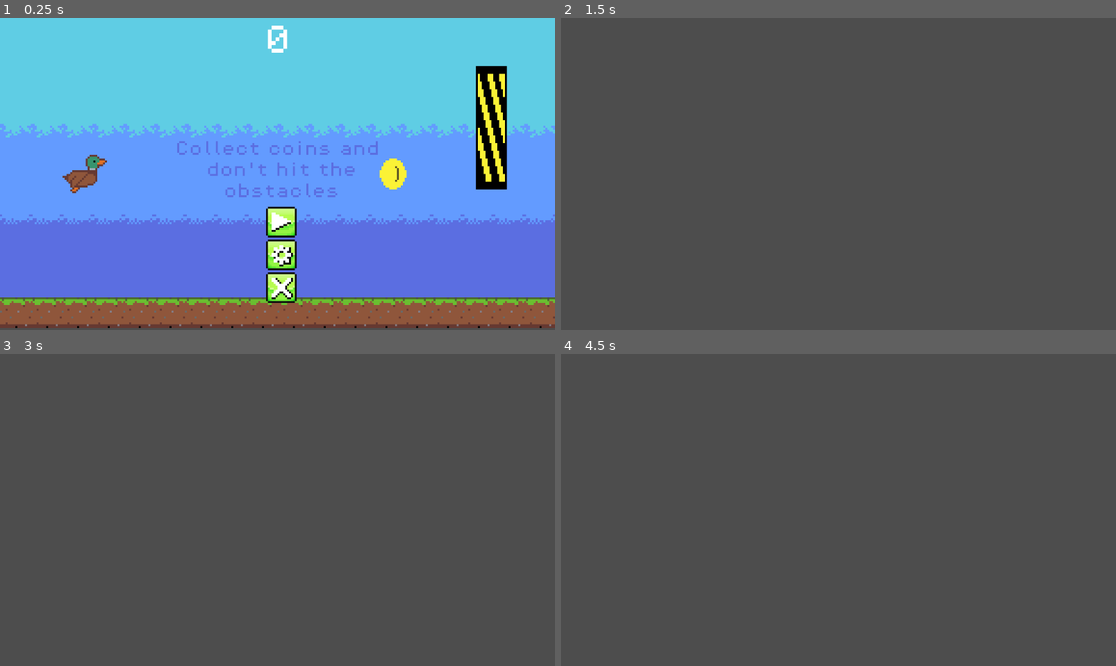
Above: before the commit, frames 1-4 (two rows, left to right).
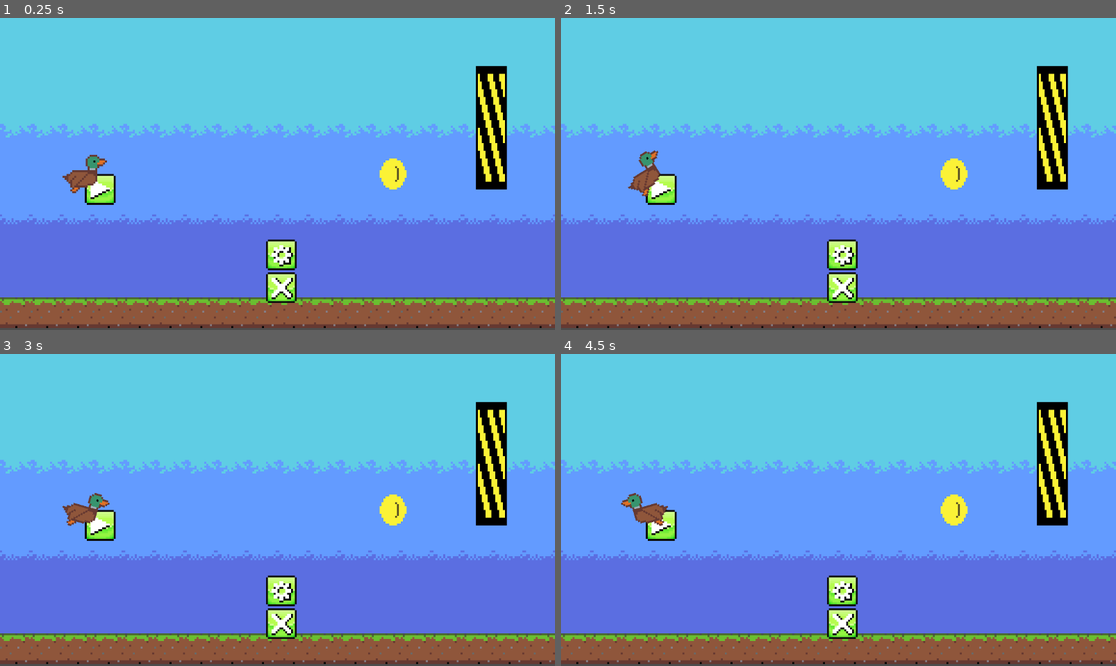
Above: after the commit, the same moments.

Repository: glasswave03/blappyfird
Game: Godot game, scene res://game_manager.tscn
The game is run twice, just before and just after one commit, with the same random seed, the same clock (stepped at 60 frames per second) and the same inputs. Before the commit the project starts from res://game.tscn.
Inputs (mouse positions are in pixels of both pictures, inside the frame that each line leads up to):
- Up to frame 1 (0.25 s): no input
- Up to frame 2 (1.5 s): click (844, 255) at 0.5 s; click (660, 189) at 1.27 s
- Up to frame 3 (3 s): click (99, 525) at 2.02 s; tap Enter at 2.75 s; move the mouse to (399, 494) at 2.77 s; hold D (right) from 2.78 s (still down); tap S (dive) at 2.85 s
- Up to frame 4 (4.5 s): tap W (jump) at 3.02, 3.77 s; tap Space at 3.5 s; move the mouse to (727, 525) at 3.52 s; tap S (dive) at 3.6, 4.35 s; tap Enter at 4.25 s; move the mouse to (894, 441) at 4.27 s; release D (right) at 4.28 s; hold A (left) from 4.28 s (still down)

The runs differ from the first frame. In frame 1, 2.1% of the frame differs, in the area x 15-69%, y 2-71%; in frame 2, 99%, in the area x 0-100%, y 0-100%; in frame 3, 99%; in frame 4, 99%.
Error after the commit: Invalid assignment of property or key 'game_manager' with value of type 'Control (game_ui.gd)' on a base object of type 'Node (global.gd)'. (res://game_ui.gd:1…

Commit message:
refactoring

Diff:
--- a/coin.gd
+++ b/coin.gd
@@ -1,7 +1,7 @@
 extends Area2D
 
-@onready var user_interface: Control = $"../UserInterface"
 @onready var animation_player: AnimationPlayer = $AnimationPlayer
+@onready var game_manager: Node = get_tree().root
 
 const SPEED = 50
 
@@ -12,5 +12,5 @@
 		queue_free()
 
 func _on_body_entered(_body: Node2D) -> void:
-	user_interface.add_score()
+	game_manager.add_score()
 	animation_player.play("pickup")
--- /dev/null
+++ b/exit_button.tscn
@@ -0,0 +1,15 @@
+[gd_scene load_steps=3 format=3 uid="uid://bp3gba1avwvx2"]
+
+[ext_resource type="Texture2D" uid="uid://bf8vofh8ptp4h" path="res://art/sprites/button UI.png" id="1_6ttf3"]
+
+[sub_resource type="AtlasTexture" id="AtlasTexture_e36mi"]
+atlas = ExtResource("1_6ttf3")
+region = Rect2(64, 16, 16, 16)
+
+[node name="ExitButton" type="TextureButton"]
+z_index = 10
+offset_left = 94.0
+offset_top = 51.0
+offset_right = 110.0
+offset_bottom = 67.0
+texture_normal = SubResource("AtlasTexture_e36mi")
--- a/fail_menu.tscn
+++ b/fail_menu.tscn
@@ -37,7 +37,9 @@
 [sub_resource type="LabelSettings" id="LabelSettings_ls2nq"]
 font = ExtResource("6_cryvp")
 
-[node name="FailMenu" type="Node2D"]
+[node name="FailMenu" type="Control"]
+layout_mode = 3
+anchors_preset = 0
 
 [node name="TileMapLayer" type="TileMapLayer" parent="."]
 tile_map_data = PackedByteArray("AAD//wAAAAABAAEAAAD//wEAAAABAAEAAAD//wIAAAABAAIAAAD//wMAAAACAAEAAAD//wQAAAACAAEAAAD//w …(4336 unchanged characters)…
@@ -47,6 +49,7 @@
 zoom = Vector2(4, 4)
 
 [node name="FailText" type="Label" parent="."]
+layout_mode = 0
 offset_left = -140.0
 offset_top = -71.0
 offset_right = 155.0
@@ -55,6 +58,7 @@
 label_settings = SubResource("LabelSettings_jtth4")
 
 [node name="RetryButton" type="TextureButton" parent="."]
+layout_mode = 0
 offset_left = -8.0
 offset_top = 19.0
 offset_right = 8.0
@@ -63,6 +67,7 @@
 script = ExtResource("1_g2y4g")
 
 [node name="ExitButton" type="TextureButton" parent="."]
+layout_mode = 0
 offset_left = -8.0
 offset_top = 36.0
 offset_right = 8.0
@@ -72,6 +77,7 @@
 
 [node name="Highscore" type="Label" parent="."]
 unique_name_in_owner = true
+layout_mode = 0
 offset_left = -77.0
 offset_top = -5.0
 offset_right = 77.0
--- a/game.gd
+++ b/game.gd
@@ -3,21 +3,17 @@
 @export var obstacle_scene: PackedScene = preload("res://obstacle.tscn")
 @export var coin_scene: PackedScene = preload("res://coin.tscn")
 @onready var coin_timer: Timer = $Timers/CoinTimer
-@onready var start_button: TextureButton = %StartButton
-@onready var settings_button: TextureButton = %SettingsButton
-@onready var exit_button: TextureButton = %ExitButton
-@onready var pause_button: TextureButton = %PauseButton
 @onready var tile_map_layer: TileMapLayer = $TileMapLayer
 @onready var user_interface: Control = $UserInterface
+@onready var tutorial: Label = $"../../GUI/GameUI/Tutorial"
 
 const SPEED = 50
 
 func _ready() -> void:
 	Engine.time_scale = 0
-	pause_button.visible = false
-	pause_button.disabled = true
 
 func _process(delta: float) -> void:
+	tutorial.position.x -= 50 * delta
 	tile_map_layer.position.x -= SPEED * delta
 	if tile_map_layer.position.x < -48:
 		tile_map_layer.position.x = 256
@@ -47,40 +43,3 @@
 	var obj = scene.instantiate()
 	add_child(obj)
 	return obj
-
-func _on_start_button_pressed() -> void:
-	Engine.time_scale = 1
-	pause_button.visible = true
-	pause_button.disabled = false
-
-	start_button.visible = false
-	start_button.disabled = true
-
-	exit_button.visible = false
-	exit_button.disabled = true
-	if (settings_button):
-		settings_button.queue_free()
-
-
-func _on_settings_button_pressed() -> void:
-	get_tree().call_deferred("change_scene_to_file", "res://settings_menu.tscn")
-
-
-func _on_exit_button_pressed() -> void:
-	if (user_interface.score > SaveLoad.contents_to_save.highscore):
-		SaveLoad.contents_to_save.highscore = user_interface.score
-		SaveLoad._save()
-	get_tree().quit(0)
-
-
-func _on_pause_button_pressed() -> void:
-	Engine.time_scale = 0
-	pause_button.visible = false
-	pause_button.disabled = true
-
-	start_button.visible = true
-	start_button.disabled = false
-
-	exit_button.visible = true
-	exit_button.disabled = false
-	exit_button.position = Vector2(94,34)
--- a/game.tscn
+++ b/game.tscn
@@ -1,14 +1,11 @@
-[gd_scene load_steps=22 format=4 uid="uid://rhup3qv1f2vu"]
+[gd_scene load_steps=13 format=4 uid="uid://rhup3qv1f2vu"]
 
 [ext_resource type="PackedScene" uid="uid://cqe1mejxbupeo" path="res://player.tscn" id="1_80nbo"]
 [ext_resource type="Texture2D" uid="uid://cwtvvvaarlwcv" path="res://art/sprites/tiles.png" id="1_e2o6t"]
 [ext_resource type="Script" uid="uid://b4mbsqwqoxyc3" path="res://game.gd" id="1_eow3j"]
 [ext_resource type="PackedScene" uid="uid://b7byneuw8ejak" path="res://coin.tscn" id="3_feb5d"]
 [ext_resource type="PackedScene" uid="uid://dp63wyh8c437c" path="res://obstacle.tscn" id="5_7jktm"]
-[ext_resource type="Script" uid="uid://dteo8ttk3idft" path="res://user_interface.gd" id="6_ryrav"]
 [ext_resource type="AudioStream" uid="uid://cbcsa7s18nwxd" path="res://audio/blappyfird.wav" id="7_eow3j"]
-[ext_resource type="FontFile" uid="uid://blvs7xqobv1d" path="res://fonts/PixelOperator8.ttf" id="7_j5wjh"]
-[ext_resource type="Texture2D" uid="uid://bf8vofh8ptp4h" path="res://art/sprites/button UI.png" id="7_vef74"]
 
 [sub_resource type="TileSetAtlasSource" id="TileSetAtlasSource_ryrav"]
 texture = ExtResource("1_e2o6t")
@@ -23,30 +20,6 @@
 
 [sub_resource type="TileSet" id="TileSet_eow3j"]
 sources/1 = SubResource("TileSetAtlasSource_ryrav")
-
-[sub_resource type="LabelSettings" id="LabelSettings_feb5d"]
-font = ExtResource("7_j5wjh")
-
-[sub_resource type="AtlasTexture" id="AtlasTexture_hve3p"]
-atlas = ExtResource("7_vef74")
-region = Rect2(16, 0, 16, 16)
-
-[sub_resource type="AtlasTexture" id="AtlasTexture_vef74"]
-atlas = ExtResource("7_vef74")
-region = Rect2(32, 0, 16, 16)
-
-[sub_resource type="AtlasTexture" id="AtlasTexture_mfdv2"]
-atlas = ExtResource("7_vef74")
-region = Rect2(64, 16, 16, 16)
-
-[sub_resource type="AtlasTexture" id="AtlasTexture_iotsf"]
-atlas = ExtResource("7_vef74")
-region = Rect2(80, 0, 16, 16)
-
-[sub_resource type="LabelSettings" id="LabelSettings_vef74"]
-font = ExtResource("7_j5wjh")
-font_size = 8
-font_color = Color(0.35686275, 0.43137255, 0.88235295, 1)
 
 [sub_resource type="WorldBoundaryShape2D" id="WorldBoundaryShape2D_80nbo"]
 
@@ -68,10 +41,6 @@
 [node name="Player" parent="." instance=ExtResource("1_80nbo")]
 collision_mask = 1
 
-[node name="Camera2D" type="Camera2D" parent="."]
-offset = Vector2(100, 0)
-zoom = Vector2(4, 4)
-
 [node name="Music" type="AudioStreamPlayer2D" parent="."]
 stream = ExtResource("7_eow3j")
 autoplay = true
@@ -84,78 +53,6 @@
 position = Vector2(211, -24)
 scale = Vector2(1, 4)
 
-[node name="UserInterface" type="Control" parent="."]
-layout_mode = 3
-anchors_preset = 0
-offset_right = 40.0
-offset_bottom = 40.0
-script = ExtResource("6_ryrav")
-
-[node name="ScoreCounter" type="Label" parent="UserInterface"]
-layout_mode = 0
-offset_left = 84.0
-offset_top = -77.0
-offset_right = 117.0
-offset_bottom = -54.0
-text = "0"
-label_settings = SubResource("LabelSettings_feb5d")
-horizontal_alignment = 1
-
-[node name="StartButton" type="TextureButton" parent="UserInterface"]
-unique_name_in_owner = true
-z_index = 10
-layout_mode = 0
-offset_left = 94.0
-offset_top = 17.0
-offset_right = 110.0
-offset_bottom = 33.0
-texture_normal = SubResource("AtlasTexture_hve3p")
-
-[node name="SettingsButton" type="TextureButton" parent="UserInterface"]
-unique_name_in_owner = true
-z_index = 10
-layout_mode = 0
-offset_left = 94.0
-offset_top = 34.0
-offset_right = 110.0
-offset_bottom = 50.0
-texture_normal = SubResource("AtlasTexture_vef74")
-
-[node name="ExitButton" type="TextureButton" parent="UserInterface"]
-unique_name_in_owner = true
-z_index = 10
-layout_mode = 0
-offset_left = 94.0
-offset_top = 51.0
-offset_right = 110.0
-offset_bottom = 67.0
-texture_normal = SubResource("AtlasTexture_mfdv2")
-
-[node name="PauseButton" type="TextureButton" parent="UserInterface"]
-unique_name_in_owner = true
-z_index = 10
-layout_mode = 0
-offset_left = 223.0
-offset_top = -76.0
-offset_right = 239.0
-offset_bottom = -60.0
-texture_normal = SubResource("AtlasTexture_iotsf")
-
-[node name="ScoreTimer" type="Timer" parent="UserInterface"]
-autostart = true
-
-[node name="Tutorial" type="Label" parent="UserInterface"]
-layout_mode = 0
-offset_left = 47.0
-offset_top = -17.0
-offset_right = 158.0
-offset_bottom = 13.0
-text = "Collect coins and
-don't hit the obstacles"
-label_settings = SubResource("LabelSettings_vef74")
-horizontal_alignment = 1
-autowrap_mode = 2
-
 [node name="Timers" type="Node" parent="."]
 
 [node name="CoinTimer" type="Timer" parent="Timers"]
@@ -163,6 +60,9 @@
 
 [node name="ObstacleTimer" type="Timer" parent="Timers"]
 wait_time = 2.0
+autostart = true
+
+[node name="ScoreTimer" type="Timer" parent="Timers"]
 autostart = true
 
 [node name="WorldBoundaries" type="Node" parent="."]
@@ -201,10 +101,9 @@
 rotation = 3.1415927
 shape = SubResource("WorldBoundaryShape2D_fc0e3")
 
-[connection signal="pressed" from="UserInterface/StartButton" to="." method="_on_start_button_pressed"]
-[connection signal="pressed" from="UserInterface/SettingsButton" to="." method="_on_settings_button_pressed"]
-[connection signal="pressed" from="UserInterface/ExitButton" to="." method="_on_exit_button_pressed"]
-[connection signal="pressed" from="UserInterface/PauseButton" to="." method="_on_pause_button_pressed"]
-[connection signal="timeout" from="UserInterface/ScoreTimer" to="UserInterface" method="_on_score_timer_timeout"]
+[node name="Camera2D" type="Camera2D" parent="."]
+offset = Vector2(100, 0)
+zoom = Vector2(4, 4)
+
 [connection signal="timeout" from="Timers/CoinTimer" to="." method="_on_coin_timer_timeout"]
 [connection signal="timeout" from="Timers/ObstacleTimer" to="." method="_on_obstacle_timer_timeout"]
--- /dev/null
+++ b/game_manager.gd
@@ -0,0 +1,22 @@
+class_name GameManager extends Node
+
+@export var gui: Control
+@export var world: Node2D
+@export var score: int = 0
+
+@onready var score_counter: Label = $GUI/GameUI/ScoreCounter
+
+var current_gui
+var current_world
+
+func _ready() -> void:
+	Global.game_controller = self
+	current_gui = $GUI/MainMenu
+
+func add_score():
+	score += 5
+	score_counter.text = str(score)
+
+func _on_score_timer_timeout() -> void:
+	score += 1
+	score_counter.text = str(score)
--- /dev/null
+++ b/game_manager.tscn
@@ -0,0 +1,50 @@
+[gd_scene load_steps=5 format=3 uid="uid://bhvwr0imwdvll"]
+
+[ext_resource type="PackedScene" uid="uid://rhup3qv1f2vu" path="res://game.tscn" id="1_70yv6"]
+[ext_resource type="Script" uid="uid://mqhe6gkb8nt" path="res://game_manager.gd" id="1_o2178"]
+[ext_resource type="PackedScene" uid="uid://dkhk54c214ler" path="res://main_menu.tscn" id="2_smx3j"]
+[ext_resource type="PackedScene" uid="uid://cl8ttrpig7kcu" path="res://game_ui.tscn" id="4_d5upp"]
+
+[node name="GameManager" type="Node"]
+script = ExtResource("1_o2178")
+
+[node name="World" type="Node2D" parent="."]
+
+[node name="Game" parent="World" instance=ExtResource("1_70yv6")]
+
+[node name="GUI" type="Control" parent="."]
+layout_mode = 3
+anchors_preset = 0
+offset_right = 40.0
+offset_bottom = 40.0
+
+[node name="MainMenu" parent="GUI" instance=ExtResource("2_smx3j")]
+layout_mode = 1
+
+[node name="StartButton" parent="GUI/MainMenu" index="0"]
+offset_left = 0.0
+offset_top = 0.0
+offset_right = 16.0
+offset_bottom = 16.0
+
+[node name="GameUI" parent="GUI" instance=ExtResource("4_d5upp")]
+visible = false
+layout_mode = 1
+
+[node name="StartButton" parent="GUI/GameUI" index="0"]
+offset_left = 0.0
+offset_top = 0.0
+offset_right = 16.0
+offset_bottom = 16.0
+
+[node name="ExitButton" parent="GUI/GameUI" index="1"]
+offset_left = 0.0
+offset_top = 0.0
+offset_right = 16.0
+offset_bottom = 16.0
+
+[connection signal="timeout" from="World/Game/Timers/ScoreTimer" to="." method="_on_score_timer_timeout"]
+
+[editable path="World/Game"]
+[editable path="GUI/MainMenu"]
+[editable path="GUI/GameUI"]
--- /dev/null
+++ b/game_ui.gd
@@ -0,0 +1,28 @@
+extends Control
+
+@onready var tutorial: Label = $Tutorial
+@onready var pause_button: TextureButton = %PauseButton
+@onready var start_button: TextureButton = %StartButton
+
+var game_manager: GameManager
+
+func _ready() -> void:
+	Global.game_manager = self
+
+func _process(delta: float) -> void:
+	tutorial.position.x += 50 * delta
+
+func _on_pause_button_pressed() -> void:
+	Engine.time_scale = 0
+	pause_button.visible = false
+	start_button.visible = true
+
+
+func _on_start_button_pressed() -> void:
+	Engine.time_scale = 1
+	pause_button.visible = true
+	start_button.visible = false
+
+
+func _on_exit_button_pressed() -> void:
+	get_tree().quit(0)
--- /dev/null
+++ b/game_ui.tscn
@@ -0,0 +1,74 @@
+[gd_scene load_steps=9 format=3 uid="uid://cl8ttrpig7kcu"]
+
+[ext_resource type="Script" uid="uid://c3rne5ghl0nat" path="res://game_ui.gd" id="1_mj8uy"]
+[ext_resource type="Texture2D" uid="uid://bf8vofh8ptp4h" path="res://art/sprites/button UI.png" id="1_oaw30"]
+[ext_resource type="PackedScene" uid="uid://briixokqtirna" path="res://start_button.tscn" id="2_3rlp6"]
+[ext_resource type="FontFile" uid="uid://blvs7xqobv1d" path="res://fonts/PixelOperator8.ttf" id="2_mj8uy"]
+[ext_resource type="PackedScene" uid="uid://bp3gba1avwvx2" path="res://exit_button.tscn" id="4_obik5"]
+
+[sub_resource type="AtlasTexture" id="AtlasTexture_3rlp6"]
+atlas = ExtResource("1_oaw30")
+region = Rect2(80, 0, 16, 16)
+
+[sub_resource type="LabelSettings" id="LabelSettings_obik5"]
+font = ExtResource("2_mj8uy")
+font_size = 8
+font_color = Color(0.35686275, 0.43137255, 0.88235295, 1)
+
+[sub_resource type="LabelSettings" id="LabelSettings_xlnb1"]
+font = ExtResource("2_mj8uy")
+
+[node name="GameUI" type="Control"]
+layout_mode = 3
+anchors_preset = 15
+anchor_right = 1.0
+anchor_bottom = 1.0
+grow_horizontal = 2
+grow_vertical = 2
+script = ExtResource("1_mj8uy")
+
+[node name="StartButton" parent="." instance=ExtResource("2_3rlp6")]
+unique_name_in_owner = true
+visible = false
+layout_mode = 0
+
+[node name="ExitButton" parent="." instance=ExtResource("4_obik5")]
+unique_name_in_owner = true
+visible = false
+layout_mode = 0
+
+[node name="PauseButton" type="TextureButton" parent="."]
+unique_name_in_owner = true
+z_index = 10
+layout_mode = 0
+offset_left = 223.0
+offset_top = -76.0
+offset_right = 239.0
+offset_bottom = -60.0
+texture_normal = SubResource("AtlasTexture_3rlp6")
+
+[node name="Tutorial" type="Label" parent="."]
+layout_mode = 0
+offset_left = 47.0
+offset_top = -17.0
+offset_right = 158.0
+offset_bottom = 24.0
+text = "Collect coins and
+don't hit the obstacles"
+label_settings = SubResource("LabelSettings_obik5")
+horizontal_alignment = 1
+autowrap_mode = 2
+
+[node name="ScoreCounter" type="Label" parent="."]
+layout_mode = 0
+offset_left = 84.0
+offset_top = -77.0
+offset_right = 117.0
+offset_bottom = -54.0
+text = "0"
+label_settings = SubResource("LabelSettings_xlnb1")
+horizontal_alignment = 1
+
+[connection signal="pressed" from="StartButton" to="." method="_on_start_button_pressed"]
+[connection signal="pressed" from="ExitButton" to="." method="_on_exit_button_pressed"]
+[connection signal="pressed" from="PauseButton" to="." method="_on_pause_button_pressed"]
--- a/highscore.gd
+++ b/highscore.gd
@@ -1,4 +1,4 @@
 extends Label
 
 func _ready() -> void:
-	text = "Highscore: " + str(SaveLoad.contents_to_save.highscore)
+	text = "Highscore: " + str(Global.contents_to_save.highscore)
--- a/killzone.gd
+++ b/killzone.gd
@@ -2,7 +2,7 @@
 
 var fail_scene = preload("res://fail_menu.tscn").instantiate()
 @onready var timer: Timer = $Timer
-@onready var pause_button: TextureButton = $"../../UserInterface/PauseButton"
+@onready var pause_button: TextureButton = $"../../../../GUI/GameUI/PauseButton"
 
 func _on_body_entered(body: Node2D) -> void:
 	timer.start(1)
--- /dev/null
+++ b/main_menu.gd
@@ -0,0 +1,12 @@
+extends Control
+
+func _on_start_button_pressed() -> void:
+	Engine.time_scale = 1
+
+
+func _on_settings_button_pressed() -> void:
+	pass # Replace with function body.
+
+
+func _on_exit_button_pressed() -> void:
+	pass # Replace with function body.
--- /dev/null
+++ b/main_menu.tscn
@@ -0,0 +1,46 @@
+[gd_scene load_steps=6 format=3 uid="uid://dkhk54c214ler"]
+
+[ext_resource type="Script" uid="uid://dteo8ttk3idft" path="res://main_menu.gd" id="1_7vrkn"]
+[ext_resource type="Texture2D" uid="uid://bf8vofh8ptp4h" path="res://art/sprites/button UI.png" id="2_fu7sn"]
+[ext_resource type="PackedScene" uid="uid://briixokqtirna" path="res://start_button.tscn" id="2_jix8l"]
+
+[sub_resource type="AtlasTexture" id="AtlasTexture_glbon"]
+atlas = ExtResource("2_fu7sn")
+region = Rect2(32, 0, 16, 16)
+
+[sub_resource type="AtlasTexture" id="AtlasTexture_nlkkf"]
+atlas = ExtResource("2_fu7sn")
+region = Rect2(64, 16, 16, 16)
+
+[node name="MainMenu" type="Control"]
+layout_mode = 3
+anchors_preset = 15
+anchor_right = 1.0
+anchor_bottom = 1.0
+grow_horizontal = 2
+grow_vertical = 2
+script = ExtResource("1_7vrkn")
+
+[node name="StartButton" parent="." instance=ExtResource("2_jix8l")]
+layout_mode = 0
+
+[node name="SettingsButton" type="TextureButton" parent="."]
+z_index = 10
+layout_mode = 0
+offset_left = 94.0
+offset_top = 34.0
+offset_right = 110.0
+offset_bottom = 50.0
+texture_normal = SubResource("AtlasTexture_glbon")
+
+[node name="ExitButton" type="TextureButton" parent="."]
+z_index = 10
+layout_mode = 0
+offset_left = 94.0
+offset_top = 51.0
+offset_right = 110.0
+offset_bottom = 67.0
+texture_normal = SubResource("AtlasTexture_nlkkf")
+
+[connection signal="pressed" from="SettingsButton" to="." method="_on_settings_button_pressed"]
+[connection signal="pressed" from="ExitButton" to="." method="_on_exit_button_pressed"]
--- a/project.godot
+++ b/project.godot
@@ -11,13 +11,13 @@
 [application]
 
 config/name="blappyfird"
-run/main_scene="uid://rhup3qv1f2vu"
+run/main_scene="uid://bhvwr0imwdvll"
 config/features=PackedStringArray("4.5", "Mobile")
 config/icon="res://icon.svg"
 
 [autoload]
 
-SaveLoad="*res://save_load.gd"
+Global="*res://global.gd"
 
 [input]
 
--- a/settings_menu.tscn
+++ b/settings_menu.tscn
@@ -1,6 +1,8 @@
 [gd_scene format=3 uid="uid://dyqhlo0dr87ey"]
 
-[node name="SettingsMenu" type="Node2D"]
+[node name="SettingsMenu" type="Control"]
+layout_mode = 3
+anchors_preset = 0
 
 [node name="Camera2D" type="Camera2D" parent="."]
 zoom = Vector2(4, 4)
--- /dev/null
+++ b/start_button.tscn
@@ -0,0 +1,15 @@
+[gd_scene load_steps=3 format=3 uid="uid://briixokqtirna"]
+
+[ext_resource type="Texture2D" uid="uid://bf8vofh8ptp4h" path="res://art/sprites/button UI.png" id="1_5lyk3"]
+
+[sub_resource type="AtlasTexture" id="AtlasTexture_t2t0a"]
+atlas = ExtResource("1_5lyk3")
+region = Rect2(16, 0, 16, 16)
+
+[node name="StartButton" type="TextureButton"]
+z_index = 10
+offset_left = 94.0
+offset_top = 17.0
+offset_right = 110.0
+offset_bottom = 33.0
+texture_normal = SubResource("AtlasTexture_t2t0a")
--- a/user_interface.gd
+++ /dev/null
@@ -1,18 +0,0 @@
-extends Control
-
-@onready var score_counter: Label = $ScoreCounter
-@onready var timer: Timer = $ScoreTimer
-@onready var tutorial: Label = $Tutorial
-
-var score = 0
-
-func _process(delta: float) -> void:
-	tutorial.position.x -= 50 * delta
-
-func add_score():
-	score += 5
-	score_counter.text = str(score)
-
-func _on_score_timer_timeout() -> void:
-	score += 1
-	score_counter.text = str(score)
Not shown, added: game_manager.gd.uid
Not shown, added: game_ui.gd.uid
Renamed: save_load.gd -> global.gd
Renamed: save_load.gd.uid -> global.gd.uid
Renamed: user_interface.gd.uid -> main_menu.gd.uid
Not shown, added: game_manager.tscn1032923874.tmp
